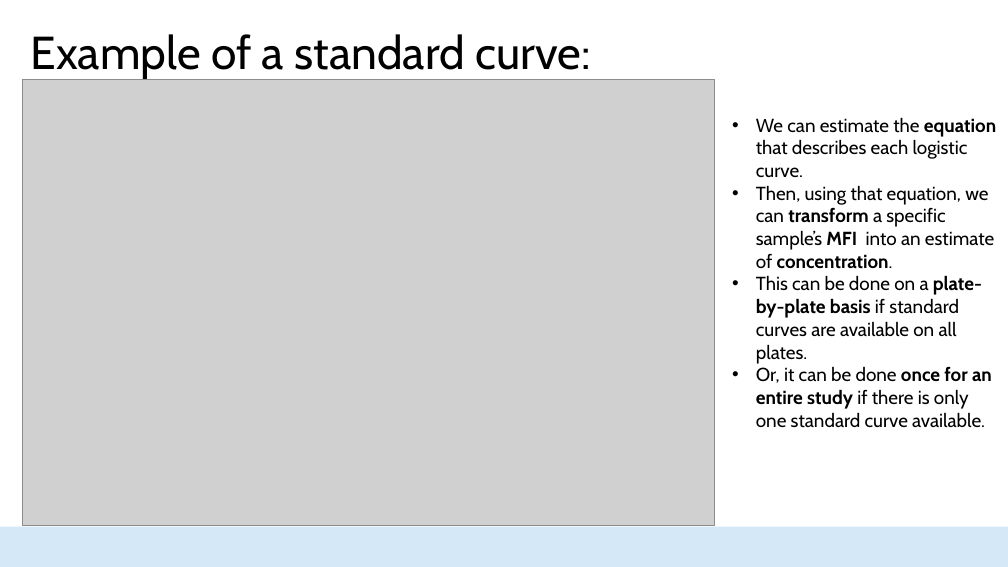
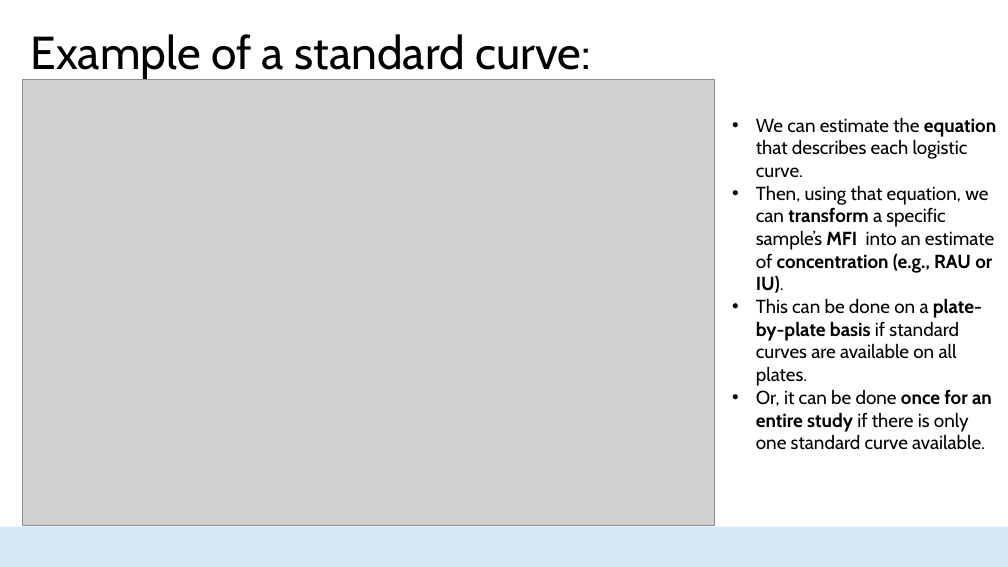
Before and after one commit to HopkinsIDD/seroanalytics_workshop, a slide deck: slide 22 of Part 3/Lecture 3.pptx. Drawn at 1008x567 pixels with LibreOffice and Linux fonts; fonts in the diff are those of the drawing; grey boxes stand for pictures; background and template pictures are left out. Boxes give left, top, right and bottom in pixels: in the first picture for what was removed or moved away, otherwise in the second. Text is boxed around its words. In the diff, an @@ line names an element or a change of style, - is before the commit and + after.

```diff
--- a/Part 3/Lecture 3.pptx
+++ b/Part 3/Lecture 3.pptx
@@ text at (756,185,994,293): text changed @@
-• Then, using that equation, we can transform a specific sample’s MFI into an estimate of concentration.
+• Then, using that equation, we can transform a specific sample’s MFI into an estimate of concentration (e.g., RAU or IU).
```
Also in this commit, not shown: 1 other slide changed, 5 other files.
